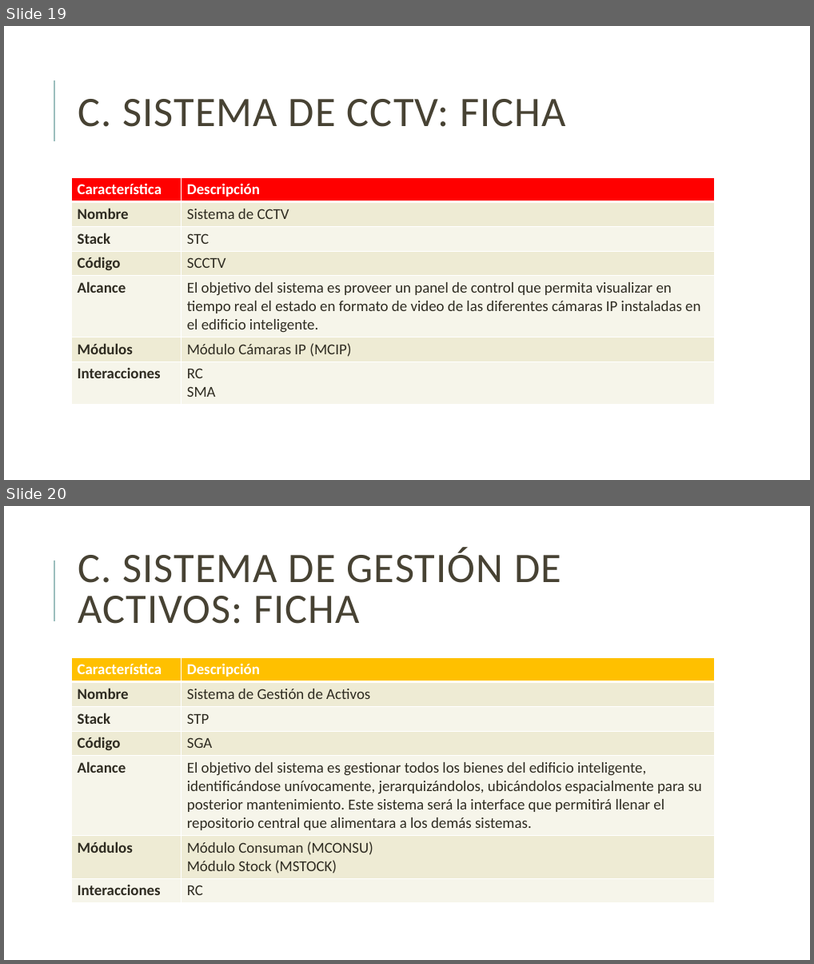
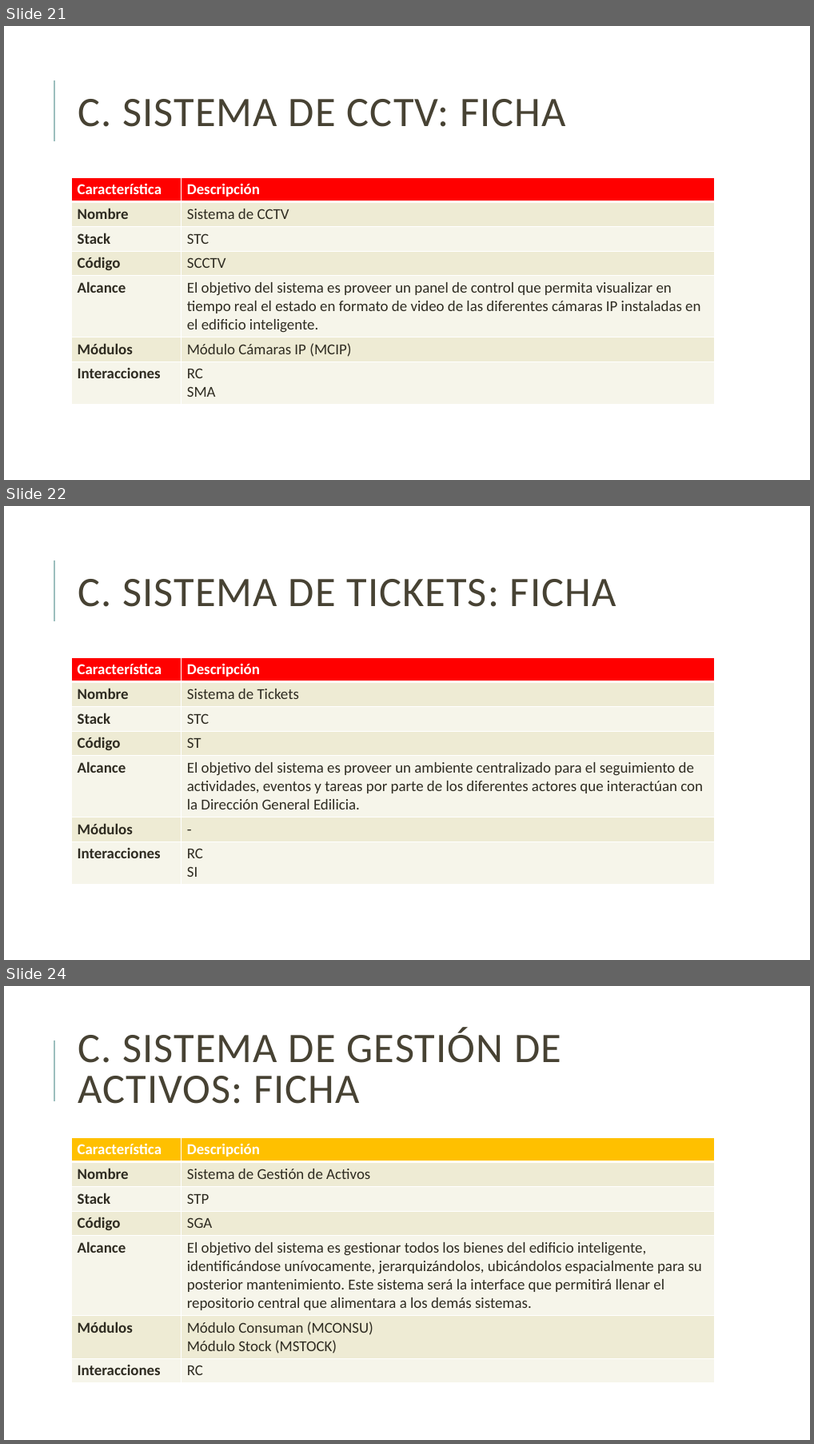
Before and after one commit to jsrxar/dge, a slide deck: 1-general/1-presentaciones/planificacion-control-presentacion-v2.pptx. Shown one above the other, each under a label of ours: slides 19 and 20 before the commit, slides 21, 22 and 24 after it; the slides between them are not shown. The pictures are 814x964 and 814x1444 pixels, drawn with LibreOffice and Linux fonts; fonts in the diff are those of the drawing. Boxes give left, top, right and bottom in pixels: in the first picture for what was removed or moved away, otherwise in the second. Text is boxed around its words. In the diff, an @@ line names an element or a change of style, - is before the commit and + after.

```diff
--- a/1-general/1-presentaciones/planificacion-control-presentacion-v2.pptx
+++ b/1-general/1-presentaciones/planificacion-control-presentacion-v2.pptx
@@ slide 22 added at box(4, 506, 810, 960), background #FFFFFF; not listed: 1 template element that a slide beside it also shows @@
@@ title added at box(78, 579, 616, 607), 50 pt, text #474233 @@
+C. SISTEMA DE TICKETS: FICHA
@@ table added at box(72, 657, 715, 883), 7 rows, 2 columns @@
+Característica | Descripción
+Nombre | Sistema de Tickets
+Stack | STC
+Código | ST
+Alcance | El objetivo del sistema es proveer un ambiente centralizado para el seguimiento de actividades, eventos y tareas por parte de los diferentes actores que interactúan con la Dirección General Edilicia.
+Módulos | -
+Interacciones | RC / SI
@@ what was slide 19 is now slide 21 @@
@@ what was slide 20 is now slide 24 @@
```
Also in this commit, not shown: 18 slides changed, 5 other slides added.
